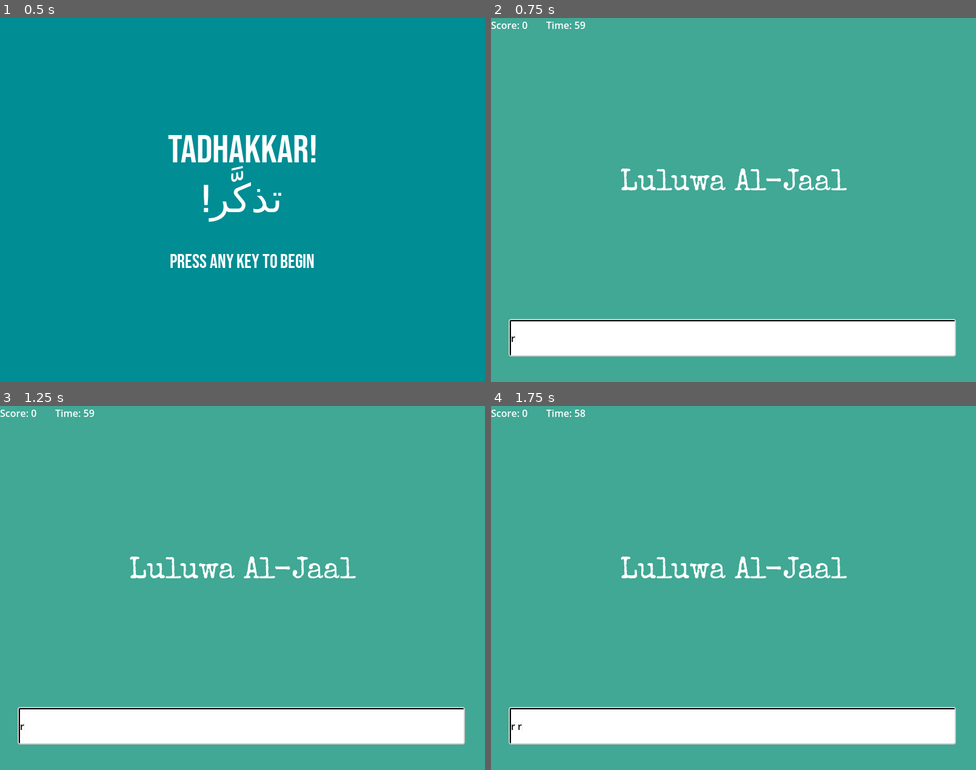
Above: before the commit, frames 1-4 (two rows, left to right).
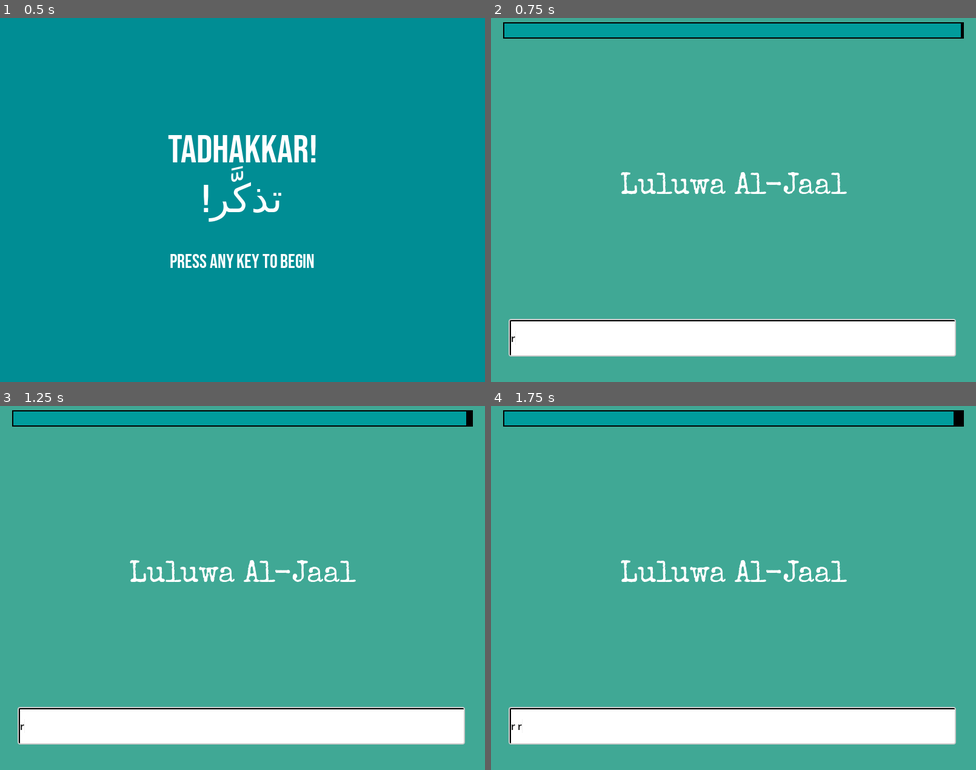
Above: after the commit, the same moments.

Repository: hujow/Uktub
Game: Godot game, scene res://Scenes/main_menu.tscn
Same seed, same stepped clock (60 frames per second), same inputs: the game is played once before the commit and once after it.
Inputs:
- Up to frame 1 (0.5 s): no input
- Up to frame 2 (0.75 s): tap Enter at 0.5 s; tap R at 0.6 s
- Up to frame 3 (1.25 s): no input
- Up to frame 4 (1.75 s): tap Space at 1.25 s; tap R at 1.35 s

Frame 1 is identical in both runs. In frame 2, 5.4% of the frame differs, in the area x 0-98%, y 1-49%; in frame 3, 5.4%; in frame 4, 5.4%.

Commit message:
jauge timer + game over screen

Diff:
--- a/Scenes/game.tscn
+++ b/Scenes/game.tscn
@@ -2,12 +2,22 @@
 
 [ext_resource type="Script" uid="uid://xqp8horol5vd" path="res://game.gd" id="1_qxrlw"]
 [ext_resource type="FontFile" uid="uid://j5qscuoqcgge" path="res://Fonts/SpecialElite-Regular.ttf" id="2_wrm1d"]
-[ext_resource type="AudioStream" uid="uid://bhwu5f3ssslsq" path="res://Track O01.wav" id="3_wrm1d"]
 
 [sub_resource type="StyleBoxFlat" id="StyleBoxFlat_3dryh"]
 bg_color = Color(1, 1, 1, 1)
 border_width_left = 2
 border_width_top = 2
+border_color = Color(0, 0, 0, 1)
+
+[sub_resource type="StyleBoxFlat" id="StyleBoxFlat_qxrlw"]
+bg_color = Color(0, 0, 0, 1)
+
+[sub_resource type="StyleBoxFlat" id="StyleBoxFlat_wrm1d"]
+bg_color = Color(0, 0.6106458, 0.6120141, 1)
+border_width_left = 2
+border_width_top = 2
+border_width_right = 2
+border_width_bottom = 2
 border_color = Color(0, 0, 0, 1)
 
 [node name="Game" type="Control" unique_id=317642142]
@@ -31,17 +41,19 @@
 
 [node name="TopHUD" type="HBoxContainer" parent="." unique_id=993560999]
 layout_mode = 1
-anchors_preset = 10
-anchor_right = 1.0
+anchors_preset = -1
+anchor_left = 0.5
+anchor_right = 0.5
+anchor_bottom = 0.019000001
+offset_left = -0.5
+offset_top = 7.0
+offset_right = 0.5
+offset_bottom = 21.599998
 grow_horizontal = 2
 theme_override_constants/separation = 30
 
 [node name="ScoreLabel" type="Label" parent="TopHUD" unique_id=1999010071]
 layout_mode = 2
-
-[node name="TimerLabel" type="Label" parent="TopHUD" unique_id=1957209625]
-layout_mode = 2
-size_flags_horizontal = 8
 
 [node name="CenterText" type="VBoxContainer" parent="." unique_id=959282256]
 layout_mode = 1
@@ -66,7 +78,7 @@
 layout_mode = 2
 size_flags_horizontal = 4
 theme_override_fonts/font = ExtResource("2_wrm1d")
-theme_override_font_sizes/font_size = 48
+theme_override_font_sizes/font_size = 36
 
 [node name="InputField" type="LineEdit" parent="." unique_id=915403903]
 layout_mode = 1
@@ -92,7 +104,17 @@
 wait_time = 2.0
 one_shot = true
 
-[node name="AudioStreamPlayer2D" type="AudioStreamPlayer2D" parent="." unique_id=825712158]
-stream = ExtResource("3_wrm1d")
-pitch_scale = 1.3
-autoplay = true
+[node name="TimerBar" type="ProgressBar" parent="." unique_id=119894124]
+layout_mode = 1
+anchors_preset = 5
+anchor_left = 0.5
+anchor_right = 0.5
+offset_left = -380.0
+offset_top = 7.0
+offset_right = 380.0
+offset_bottom = 34.0
+grow_horizontal = 2
+theme_override_colors/font_color = Color(0, 0, 0, 1)
+theme_override_styles/background = SubResource("StyleBoxFlat_qxrlw")
+theme_override_styles/fill = SubResource("StyleBoxFlat_wrm1d")
+show_percentage = false
--- a/game.gd
+++ b/game.gd
@@ -3,7 +3,7 @@
 @onready var name_label = $CenterText/NameLabel
 @onready var info_label = $CenterText/InfoLabel
 @onready var score_label = $TopHUD/ScoreLabel
-@onready var timer_label = $TopHUD/TimerLabel
+@onready var timer_bar = $TimerBar
 @onready var input_field = $InputField
 @onready var game_timer = $GameTimer
 @onready var pause_timer = $PauseTimer
@@ -11,6 +11,7 @@
 var names_list = []
 var current_data = {}
 var score = 0
+var game_over = false
 
 func _ready():
 	load_names_from_csv("res://Data/names.csv")
@@ -21,12 +22,15 @@
 	game_timer.timeout.connect(_on_game_timer_timeout)
 	pause_timer.timeout.connect(_on_pause_timer_timeout)
 
+	timer_bar.max_value = game_timer.wait_time
+	timer_bar.value = game_timer.wait_time
+
 	pick_next_name()
 	game_timer.start()
 	input_field.grab_focus()
 
 func _process(_delta):
-	timer_label.text = "Time: " + str(int(game_timer.time_left))
+	timer_bar.value = game_timer.time_left
 
 func load_names_from_csv(path: String):
 	if not FileAccess.file_exists(path):
@@ -130,6 +134,62 @@
 	pick_next_name()
 
 func _on_game_timer_timeout():
+	game_over = true
 	input_field.editable = false
-	name_label.text = "TIME'S UP!"
-	info_label.text = ""
+	input_field.hide() # On cache le champ de texte pour faire de la place
+
+	name_label.text = "OUT OF TIME"
+
+	var game_over_message = ""
+
+	if score == 0:
+		game_over_message = "You didn't type any names!"
+	else:
+		# Calcul du temps estimé : (Total des noms * Durée du timer) / Score
+		var total_names = names_list.size()
+		var estimate_sec = (float(total_names) * game_timer.wait_time) / float(score)
+
+		game_over_message = "At this speed, it would take you\n"
+		game_over_message += format_duration(estimate_sec)
+		game_over_message += "\nto type all the names of the victims."
+
+	# Ajout de l'instruction pour recommencer
+	game_over_message += "\n\nPress 'R' to restart"
+	info_label.text = game_over_message
+
+func format_duration(seconds_float: float) -> String:
+	var sec = int(round(seconds_float))
+
+	var days = sec / 86400
+	sec = sec % 86400
+
+	var hours = sec / 3600
+	sec = sec % 3600
+
+	var mins = sec / 60
+	sec = sec % 60
+
+	return str(days) + " days " + str(hours) + " hours " + str(mins) + " minutes " + str(sec) + " seconds"
+
+func _input(event):
+	# Si le jeu est terminé et qu'on appuie sur la touche R
+	if game_over and event is InputEventKey and event.pressed:
+		if event.keycode == KEY_R:
+			restart_game()
+
+func restart_game():
+	game_over = false
+	score = 0
+	score_label.text = "Score: 0"
+
+	# On réaffiche et on vide le champ de texte
+	input_field.show()
+	input_field.editable = true
+	input_field.text = ""
+
+	# On relance le chronomètre (et la jauge si vous l'avez ajoutée précédemment)
+	game_timer.start()
+	if "timer_bar" in self:
+		timer_bar.value = game_timer.wait_time
+
+	pick_next_name()
Not shown, removed: Track O01.wav.import
